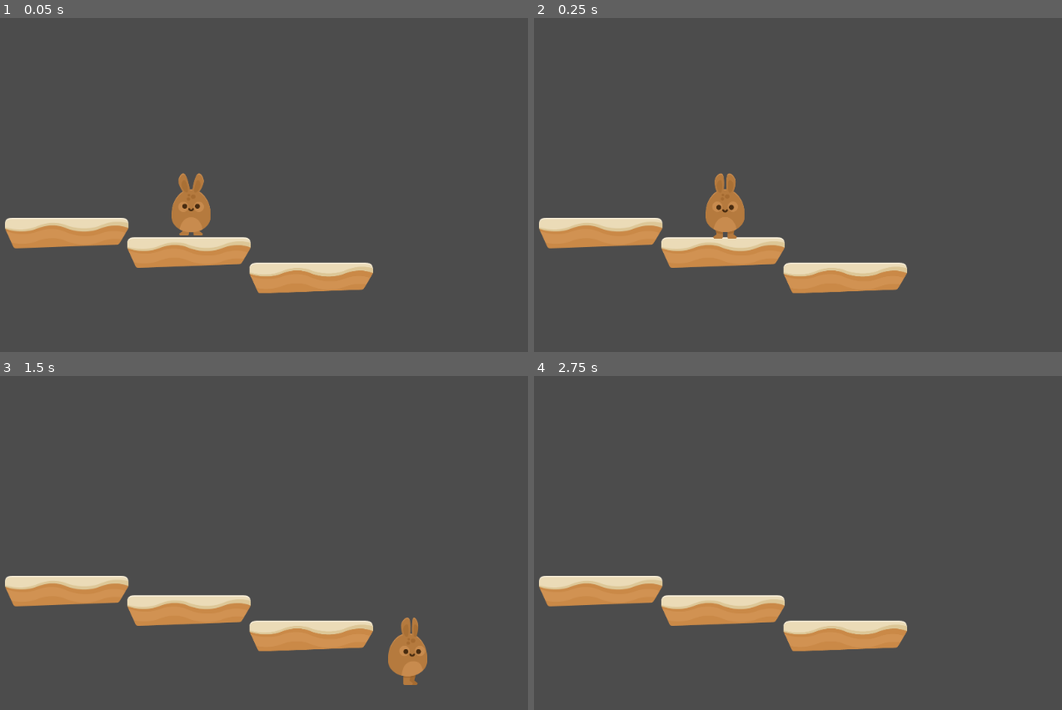
Above: before the commit, frames 1-4 (two rows, left to right).
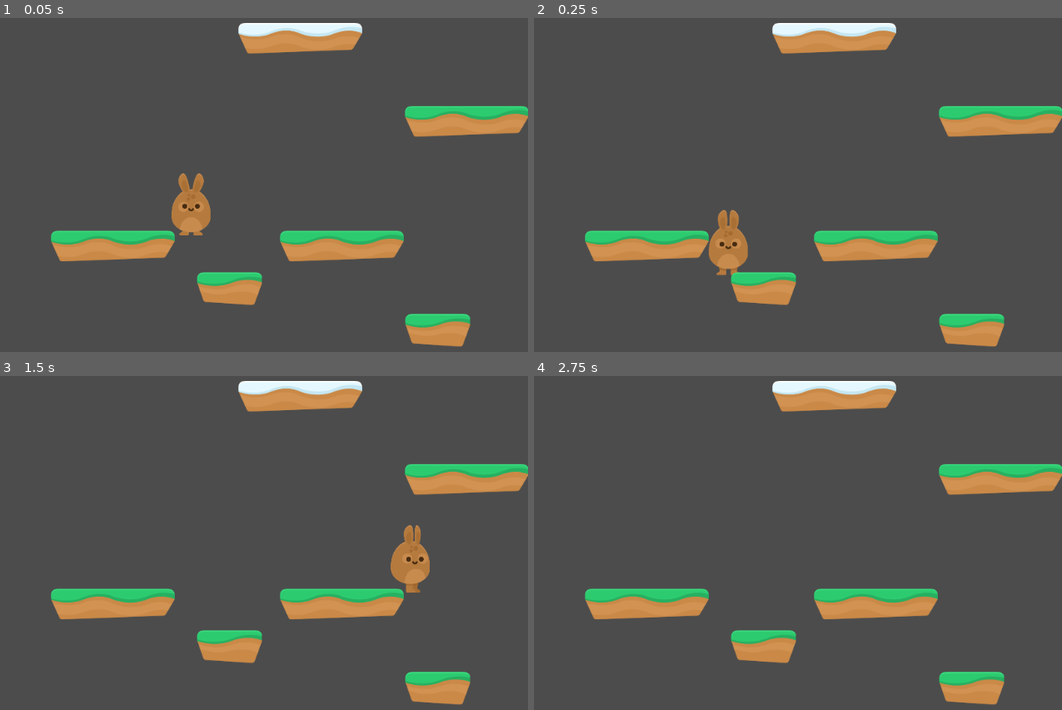
Above: after the commit, the same moments.

Repository: FireBorn123/HoppyDays_3.1.1
Game: Godot game, scene res://Levels/Level1.tscn
Same seed, same stepped clock (60 frames per second), same inputs: the game is played once before the commit and once after it.
Inputs:
- Up to frame 1 (0.05 s): no input
- Up to frame 2 (0.25 s): no input
- Up to frame 3 (1.5 s): hold D (Right) from 0.53 s (still down); tap Space (Jump) at 0.77 s
- Up to frame 4 (2.75 s): tap Space (Jump) at 1.52 s; release D (Right) at 2.03 s; hold A (Left) from 2.03 s (still down)

The runs differ from the first frame. In frame 1, 14% of the frame differs, in the area x 0-100%, y 1-99%; in frame 2, 15%; in frame 3, 16%; in frame 4, 14%.

Commit message:
Lecture 27: Tilmaps - Making a level (3.3.0 Commit)

Diff:
--- a/Levels/Level1.tscn
+++ b/Levels/Level1.tscn
@@ -1,55 +1,20 @@
 [gd_scene load_steps=3 format=2]
 
-[ext_resource path="res://Hoppy-Days-Assets/GFX/Environment/ground_sand.png" type="Texture" id=1]
+[ext_resource path="res://Levels/Tileset.tres" type="TileSet" id=1]
 [ext_resource path="res://Player/Player.tscn" type="PackedScene" id=2]
 
 [node name="Node2D" type="Node2D"]
 
-[node name="Floor" type="StaticBody2D" parent="."]
-editor/display_folded = true
-position = Vector2( 487.694, 450.95 )
-__meta__ = {
-"_edit_group_": true
-}
-
-[node name="CollisionPolygon2D" type="CollisionPolygon2D" parent="Floor"]
-visible = false
-polygon = PoolVector2Array( -190.558, -17.3103, -163.358, 45.0512, 160.392, 35.7633, 191.573, -16.6469, 188.919, -34.5593, 180.294, -47.8277, -175.963, -47.8277, -186.577, -40.5301, -191.221, -31.9056 )
-
-[node name="Sprite" type="Sprite" parent="Floor"]
-texture = ExtResource( 1 )
-
-[node name="Floor2" type="StaticBody2D" parent="."]
-editor/display_folded = true
-position = Vector2( 863.485, 529.449 )
-__meta__ = {
-"_edit_group_": true
-}
-
-[node name="CollisionPolygon2D" type="CollisionPolygon2D" parent="Floor2"]
-visible = false
-polygon = PoolVector2Array( -190.558, -17.3103, -163.358, 45.0512, 160.392, 35.7633, 191.573, -16.6469, 188.919, -34.5593, 180.294, -47.8277, -175.963, -47.8277, -186.577, -40.5301, -191.221, -31.9056 )
-
-[node name="Sprite" type="Sprite" parent="Floor2"]
-texture = ExtResource( 1 )
-
-[node name="Floor3" type="StaticBody2D" parent="."]
-editor/display_folded = true
-position = Vector2( 111.903, 390.823 )
-__meta__ = {
-"_edit_group_": true
-}
-
-[node name="CollisionPolygon2D" type="CollisionPolygon2D" parent="Floor3"]
-visible = false
-polygon = PoolVector2Array( -190.558, -17.3103, -163.358, 45.0512, 160.392, 35.7633, 191.573, -16.6469, 188.919, -34.5593, 180.294, -47.8277, -175.963, -47.8277, -186.577, -40.5301, -191.221, -31.9056 )
-
-[node name="Sprite" type="Sprite" parent="Floor3"]
-texture = ExtResource( 1 )
-
 [node name="Player" parent="." instance=ExtResource( 2 )]
+collision_mask = 2
 
 [node name="Camera2D" type="Camera2D" parent="."]
 position = Vector2( 506.065, 233.826 )
 current = true
 zoom = Vector2( 2, 2 )
+
+[node name="TileMap" type="TileMap" parent="."]
+tile_set = ExtResource( 1 )
+collision_layer = 2
+format = 1
+tile_data = PoolIntArray( -851929, 5, 0, -589782, 4, 0, -393191, 5, 0, -393165, 4, 0, -262134, 6, 0, -131041, 2, 0, -65488, 4, 0, 18, 2, 0, 196651, 7, 0, 262173, 2, 0, 393217, 2, 0, 393228, 2, 0, 458790, 3, 0, 524296, 3, 0, 589848, 2, 0, 655378, 3, 0 )
--- /dev/null
+++ b/Levels/Tileset.tres
@@ -0,0 +1,204 @@
+[gd_resource type="TileSet" load_steps=17 format=2]
+
+[ext_resource path="res://Hoppy-Days-Assets/GFX/Environment/ground_cake.png" type="Texture" id=1]
+[ext_resource path="res://Hoppy-Days-Assets/GFX/Environment/ground_grass_small.png" type="Texture" id=2]
+[ext_resource path="res://Hoppy-Days-Assets/GFX/Environment/ground_cake_small.png" type="Texture" id=3]
+[ext_resource path="res://Hoppy-Days-Assets/GFX/Environment/ground_sand_small.png" type="Texture" id=4]
+[ext_resource path="res://Hoppy-Days-Assets/GFX/Environment/ground_snow.png" type="Texture" id=5]
+[ext_resource path="res://Hoppy-Days-Assets/GFX/Environment/ground_grass.png" type="Texture" id=6]
+[ext_resource path="res://Hoppy-Days-Assets/GFX/Environment/ground_snow_small.png" type="Texture" id=7]
+[ext_resource path="res://Hoppy-Days-Assets/GFX/Environment/ground_sand.png" type="Texture" id=8]
+
+[sub_resource type="ConvexPolygonShape2D" id=1]
+points = PoolVector2Array( -163.567, 42.9982, -190.186, -14.0804, -190.319, -33.4156, -185.541, -41.9774, -176.525, -47.1039, 175.614, -47.1039, 184.806, -42.5077, 189.933, -33.6688, 189.933, -14.9305, 161.472, 33.3296, 157.052, 35.6277, -157.964, 46.9414, -161.146, 45.5272 )
+
+[sub_resource type="ConvexPolygonShape2D" id=2]
+points = PoolVector2Array( -80.5599, 36, -99.4374, -17.8008, -99.6734, -36.2064, -95.1899, -44.9372, -85.9872, -49.6566, 85.7979, -49.8926, 93.113, -46.825, 97.8323, -41.3977, 100.428, -35.4985, 100.192, -18.0368, 76.8311, 46.3826, 72.5837, 49.9221, -74.8967, 40.7194 )
+
+[sub_resource type="ConvexPolygonShape2D" id=3]
+points = PoolVector2Array( -163.567, 42.9982, -190.186, -14.0804, -190.319, -33.4156, -185.541, -41.9774, -176.525, -47.1039, 175.614, -47.1039, 184.806, -42.5077, 189.933, -33.6688, 189.933, -14.9305, 161.472, 33.3296, 157.052, 35.6277, -157.964, 46.9414, -161.146, 45.5272 )
+
+[sub_resource type="ConvexPolygonShape2D" id=4]
+points = PoolVector2Array( -80.5599, 36, -99.4374, -17.8008, -99.6734, -36.2064, -95.1899, -44.9372, -85.9872, -49.6566, 85.7979, -49.8926, 93.113, -46.825, 97.8323, -41.3977, 100.428, -35.4985, 100.192, -18.0368, 76.8311, 46.3826, 72.5837, 49.9221, -74.8967, 40.7194 )
+
+[sub_resource type="ConvexPolygonShape2D" id=5]
+points = PoolVector2Array( -163.567, 42.9982, -190.186, -14.0804, -190.319, -33.4156, -185.541, -41.9774, -176.525, -47.1039, 175.614, -47.1039, 184.806, -42.5077, 189.933, -33.6688, 189.933, -14.9305, 161.472, 33.3296, 157.052, 35.6277, -157.964, 46.9414, -161.146, 45.5272 )
+
+[sub_resource type="ConvexPolygonShape2D" id=6]
+points = PoolVector2Array( -80.5599, 36, -99.4374, -17.8008, -99.6734, -36.2064, -95.1899, -44.9372, -85.9872, -49.6566, 85.7979, -49.8926, 93.113, -46.825, 97.8323, -41.3977, 100.428, -35.4985, 100.192, -18.0368, 76.8311, 46.3826, 72.5837, 49.9221, -74.8967, 40.7194 )
+
+[sub_resource type="ConvexPolygonShape2D" id=7]
+points = PoolVector2Array( -163.567, 42.9982, -190.186, -14.0804, -190.319, -33.4156, -185.541, -41.9774, -176.525, -47.1039, 175.614, -47.1039, 184.806, -42.5077, 189.933, -33.6688, 189.933, -14.9305, 161.472, 33.3296, 157.052, 35.6277, -157.964, 46.9414, -161.146, 45.5272 )
+
+[sub_resource type="ConvexPolygonShape2D" id=8]
+points = PoolVector2Array( -80.5599, 36, -99.4374, -17.8008, -99.6734, -36.2064, -95.1899, -44.9372, -85.9872, -49.6566, 85.7979, -49.8926, 93.113, -46.825, 97.8323, -41.3977, 100.428, -35.4985, 100.192, -18.0368, 76.8311, 46.3826, 72.5837, 49.9221, -74.8967, 40.7194 )
+
+[resource]
+0/name = "ground_cake"
+0/texture = ExtResource( 1 )
+0/tex_offset = Vector2( 0, 0 )
+0/modulate = Color( 1, 1, 1, 1 )
+0/region = Rect2( 0, 0, 380, 94 )
+0/tile_mode = 0
+0/occluder_offset = Vector2( 190, 47 )
+0/navigation_offset = Vector2( 190, 47 )
+0/shape_offset = Vector2( 190, 47 )
+0/shape_transform = Transform2D( 1, 0, 0, 1, 190, 47 )
+0/shape = SubResource( 1 )
+0/shape_one_way = false
+0/shape_one_way_margin = 1.0
+0/shapes = [ {
+"autotile_coord": Vector2( 0, 0 ),
+"one_way": false,
+"one_way_margin": 1.0,
+"shape": SubResource( 1 ),
+"shape_transform": Transform2D( 1, 0, 0, 1, 190, 47 )
+} ]
+0/z_index = 0
+1/name = "ground_cake_small"
+1/texture = ExtResource( 3 )
+1/tex_offset = Vector2( 0, 0 )
+1/modulate = Color( 1, 1, 1, 1 )
+1/region = Rect2( 0, 0, 201, 100 )
+1/tile_mode = 0
+1/occluder_offset = Vector2( 100.5, 50 )
+1/navigation_offset = Vector2( 100.5, 50 )
+1/shape_offset = Vector2( 100.5, 50 )
+1/shape_transform = Transform2D( 1, 0, 0, 1, 100.5, 50 )
+1/shape = SubResource( 2 )
+1/shape_one_way = false
+1/shape_one_way_margin = 1.0
+1/shapes = [ {
+"autotile_coord": Vector2( 0, 0 ),
+"one_way": false,
+"one_way_margin": 1.0,
+"shape": SubResource( 2 ),
+"shape_transform": Transform2D( 1, 0, 0, 1, 100.5, 50 )
+} ]
+1/z_index = 0
+2/name = "ground_grass"
+2/texture = ExtResource( 6 )
+2/tex_offset = Vector2( 0, 0 )
+2/modulate = Color( 1, 1, 1, 1 )
+2/region = Rect2( 0, 0, 380, 94 )
+2/tile_mode = 0
+2/occluder_offset = Vector2( 190, 47 )
+2/navigation_offset = Vector2( 190, 47 )
+2/shape_offset = Vector2( 190, 47 )
+2/shape_transform = Transform2D( 1, 0, 0, 1, 190, 47 )
+2/shape = SubResource( 3 )
+2/shape_one_way = false
+2/shape_one_way_margin = 1.0
+2/shapes = [ {
+"autotile_coord": Vector2( 0, 0 ),
+"one_way": false,
+"one_way_margin": 1.0,
+"shape": SubResource( 3 ),
+"shape_transform": Transform2D( 1, 0, 0, 1, 190, 47 )
+} ]
+2/z_index = 0
+3/name = "ground_grass_small"
+3/texture = ExtResource( 2 )
+3/tex_offset = Vector2( 0, 0 )
+3/modulate = Color( 1, 1, 1, 1 )
+3/region = Rect2( 0, 0, 201, 100 )
+3/tile_mode = 0
+3/occluder_offset = Vector2( 100.5, 50 )
+3/navigation_offset = Vector2( 100.5, 50 )
+3/shape_offset = Vector2( 100.5, 50 )
+3/shape_transform = Transform2D( 1, 0, 0, 1, 100.5, 50 )
+3/shape = SubResource( 4 )
+3/shape_one_way = false
+3/shape_one_way_margin = 1.0
+3/shapes = [ {
+"autotile_coord": Vector2( 0, 0 ),
+"one_way": false,
+"one_way_margin": 1.0,
+"shape": SubResource( 4 ),
+"shape_transform": Transform2D( 1, 0, 0, 1, 100.5, 50 )
+} ]
+3/z_index = 0
+4/name = "ground_sand"
+4/texture = ExtResource( 8 )
+4/tex_offset = Vector2( 0, 0 )
+4/modulate = Color( 1, 1, 1, 1 )
+4/region = Rect2( 0, 0, 380, 94 )
+4/tile_mode = 0
+4/occluder_offset = Vector2( 190, 47 )
+4/navigation_offset = Vector2( 190, 47 )
+4/shape_offset = Vector2( 190, 47 )
+4/shape_transform = Transform2D( 1, 0, 0, 1, 190, 47 )
+4/shape = SubResource( 5 )
+4/shape_one_way = false
+4/shape_one_way_margin = 1.0
+4/shapes = [ {
+"autotile_coord": Vector2( 0, 0 ),
+"one_way": false,
+"one_way_margin": 1.0,
+"shape": SubResource( 5 ),
+"shape_transform": Transform2D( 1, 0, 0, 1, 190, 47 )
+} ]
+4/z_index = 0
+5/name = "ground_sand_small"
+5/texture = ExtResource( 4 )
+5/tex_offset = Vector2( 0, 0 )
+5/modulate = Color( 1, 1, 1, 1 )
+5/region = Rect2( 0, 0, 201, 100 )
+5/tile_mode = 0
+5/occluder_offset = Vector2( 100.5, 50 )
+5/navigation_offset = Vector2( 100.5, 50 )
+5/shape_offset = Vector2( 100.5, 50 )
+5/shape_transform = Transform2D( 1, 0, 0, 1, 100.5, 50 )
+5/shape = SubResource( 6 )
+5/shape_one_way = false
+5/shape_one_way_margin = 1.0
+5/shapes = [ {
+"autotile_coord": Vector2( 0, 0 ),
+"one_way": false,
+"one_way_margin": 1.0,
+"shape": SubResource( 6 ),
+"shape_transform": Transform2D( 1, 0, 0, 1, 100.5, 50 )
+} ]
+5/z_index = 0
+6/name = "ground_snow"
+6/texture = ExtResource( 5 )
+6/tex_offset = Vector2( 0, 0 )
+6/modulate = Color( 1, 1, 1, 1 )
+6/region = Rect2( 0, 0, 380, 94 )
+6/tile_mode = 0
+6/occluder_offset = Vector2( 190, 47 )
+6/navigation_offset = Vector2( 190, 47 )
+6/shape_offset = Vector2( 190, 47 )
+6/shape_transform = Transform2D( 1, 0, 0, 1, 190, 47 )
+6/shape = SubResource( 7 )
+6/shape_one_way = false
+6/shape_one_way_margin = 1.0
+6/shapes = [ {
+"autotile_coord": Vector2( 0, 0 ),
+"one_way": false,
+"one_way_margin": 1.0,
+"shape": SubResource( 7 ),
+"shape_transform": Transform2D( 1, 0, 0, 1, 190, 47 )
+} ]
+6/z_index = 0
+7/name = "ground_snow_small"
+7/texture = ExtResource( 7 )
+7/tex_offset = Vector2( 0, 0 )
+7/modulate = Color( 1, 1, 1, 1 )
+7/region = Rect2( 0, 0, 201, 100 )
+7/tile_mode = 0
+7/occluder_offset = Vector2( 100.5, 50 )
+7/navigation_offset = Vector2( 100.5, 50 )
+7/shape_offset = Vector2( 100.5, 50 )
+7/shape_transform = Transform2D( 1, 0, 0, 1, 100.5, 50 )
+7/shape = SubResource( 8 )
+7/shape_one_way = false
+7/shape_one_way_margin = 1.0
+7/shapes = [ {
+"autotile_coord": Vector2( 0, 0 ),
+"one_way": false,
+"one_way_margin": 1.0,
+"shape": SubResource( 8 ),
+"shape_transform": Transform2D( 1, 0, 0, 1, 100.5, 50 )
+} ]
+7/z_index = 0
--- a/Player/Player.gd
+++ b/Player/Player.gd
@@ -5,7 +5,7 @@
 const SPEED = 700
 const GRAVITY = 400
 const UP = Vector2(0, -1)
-const JUMP_SPEED = 3800
+const JUMP_SPEED = 3900
 
 signal animate
 
--- a/Player/Player.tscn
+++ b/Player/Player.tscn
@@ -18,5 +18,12 @@
 
 [node name="CollisionShape2D" type="CollisionShape2D" parent="."]
 position = Vector2( 0.205148, 17.8 )
-shape = SubResource( 2 )
+shape = SubResource( 1 )
+
+[node name="Camera2D" type="Camera2D" parent="."]
+current = true
+zoom = Vector2( 2, 2 )
+limit_left = -10
+limit_bottom = 1000
+
 [connection signal="animate" from="." to="PlayerAnimation" method="_on_Player_animate"]
--- a/Player/PlayerAnimation.tscn
+++ b/Player/PlayerAnimation.tscn
@@ -20,15 +20,15 @@
 "name": "Walk",
 "speed": 10.0
 }, {
+"frames": [ ExtResource( 6 ) ],
+"loop": true,
+"name": "Hurt",
+"speed": 5.0
+}, {
 "frames": [ ExtResource( 4 ), ExtResource( 5 ) ],
 "loop": true,
 "name": "Idle",
 "speed": 6.0
-}, {
-"frames": [ ExtResource( 6 ) ],
-"loop": true,
-"name": "Hurt",
-"speed": 5.0
 } ]
 
 [node name="PlayerAnimation" type="AnimatedSprite"]
--- a/project.godot
+++ b/project.godot
@@ -10,7 +10,6 @@
 
 _global_script_classes=[  ]
 _global_script_class_icons={
-
 }
 
 [application]
@@ -41,6 +40,11 @@
  ]
 }
 
+[layer_names]
+
+2d_physics/layer_1="Player"
+2d_physics/layer_2="Terrain"
+
 [rendering]
 
 environment/default_environment="res://default_env.tres"
Not shown: 1 places in Player/Player.tscn that only renumber resources
